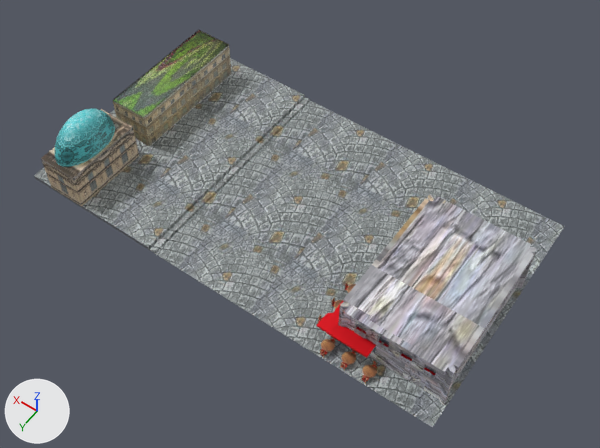
A saved change to the glTF model Objects/cafeteria.glb.
Rendered twice from a 50 mm lens placed at (-95.0, 276.0, 449.0), pointed at (104.0, -1.0, 12.0). The lights are fixed; the arrows at lower left show +X, +Y and +Z. Where no turn or scale is listed for an object, it has been applied to the vertices. Vertices at the same position are counted once.

Objects in the first picture: 'Building', 'Cube', 'Cube.001', 'Plane', 'Sphere', 'Table with chairs', 'Table with chairs.001', 'Table with chairs.002', 'Table with chairs.004', 'Table with chairs.005'.
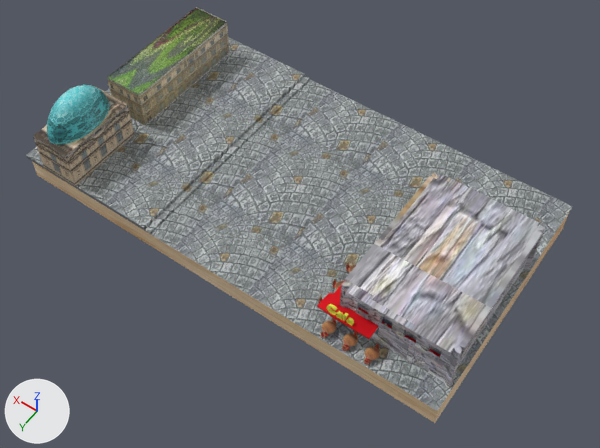
What changed in the scene script:
```text
Add img_marmol:
    img_marmol = load_image('marmol', '_unpacked/marmol', 474, 313, 'sRGB')
Add mat_material_014:
    mat_material_014 = principled_material('Material.014')
    mat_material_014.texture = img_marmol
Add mat_material_001:
    mat_material_001 = principled_material('Material.001')
    mat_material_001.base_color = (0.8, 0.8, 0.0629)  # yellow #e7e747
    mat_material_001.metallic = 0.3
Change me_cube_002:
    used by ob_cube; location = (253.7, 39.0, 18.6); scale = (15.0, 29.0, 15.0)
    remove me_cube_002.from_pydata(...)  # 490 vertices, 970 faces; spans x -17.1..1.0, y -1.0..1.0, z -2.0..1.0
    add me_cube_002.from_pydata(...)  # 8 vertices, 12 faces; spans x -1.0..1.0, y -1.0..1.0, z -1.0..1.0
    me_cube_002 part 1: 10 faces spanning x -1.0..1.0, y -1.0..1.0, z -1.0..1.0 switch from mat_material_009 (picture img_texturebui) to mat_material_014 (picture img_marmol)
Add me_cafe:
    me_cafe.from_pydata(...)  # 13953 vertices, 27794 faces; spans x -81.0..244.0, y -170.0..10.0, z -30.0..40.0
    me_cafe.materials.append(mat_material_001)  # yellow #e7e747
    me_cafe.materials.append(mat_material_009)  # picture img_texturebui
    me_cafe.materials.append(mat_material_002)  # red #e70f1e
    me_cafe.materials.append(mat_material_005)  # picture img_wall
    me_cafe.materials.append(mat_material_010)  # picture img_glass
    me_cafe.materials.append(mat_material_003)  # picture img_door
    me_cafe.materials.append(mat_material_007)  # picture img_twisted
    me_cafe.materials.append(mat_material_008)  # picture img_redt
    me_cafe.materials.append(mat_material_006)  # picture img_cofee
    me_cafe.materials.append(mat_material_004)  # picture img_floor
    me_cafe.materials.append(mat_material_011)  # picture img_dome
    me_cafe.materials.append(mat_material_012)  # picture img_otherb
    me_cafe.materials.append(mat_material_013)  # picture img_garden
Remove ob_building:
    ob_building = bpy.data.objects.new('Building', me_cube)
    ob_building.location = (0.0, 0.0, 20.0)
Remove ob_table_with_chairs:
    ob_table_with_chairs = bpy.data.objects.new('Table with chairs', me_cube_004)
    ob_table_with_chairs.location = (38.8, 55.7, 2.8)
Remove ob_table_with_chairs_001:
    ob_table_with_chairs_001 = bpy.data.objects.new('Table with chairs.001', me_cube_007)
    ob_table_with_chairs_001.location = (23.8, 55.7, 2.8)
Remove ob_table_with_chairs_002:
    ob_table_with_chairs_002 = bpy.data.objects.new('Table with chairs.002', me_cube_008)
    ob_table_with_chairs_002.location = (8.8, 55.7, 2.7)
Remove ob_table_with_chairs_004:
    ob_table_with_chairs_004 = bpy.data.objects.new('Table with chairs.004', me_cube_010)
    ob_table_with_chairs_004.location = (52.7, 32.3, 2.8)
Remove ob_table_with_chairs_005:
    ob_table_with_chairs_005 = bpy.data.objects.new('Table with chairs.005', me_cube_011)
    ob_table_with_chairs_005.location = (52.7, 17.3, 2.7)
Remove ob_plane:
    ob_plane = bpy.data.objects.new('Plane', me_plane)
    ob_plane.location = (123.8, -22.0, 0.6)
    ob_plane.scale = (163.0, -89.7, 1.0)
Change ob_cube:
    ob_cube.location: (253.7, 39.0, 18.6) -> (123.9, -21.7, 11.4)
    ob_cube.scale: (15.0, 29.0, 15.0) -> (163.0, 86.7, 9.85)
Remove ob_sphere:
    ob_sphere = bpy.data.objects.new('Sphere', me_sphere)
    ob_sphere.location = (253.9, 40.4, 33.7)
Remove ob_cube_001:
    ob_cube_001 = bpy.data.objects.new('Cube.001', me_cube_003)
    ob_cube_001.location = (253.7, -49.4, 18.6)
Add ob_cafeteria:
    ob_cafeteria = bpy.data.objects.new('Cafeteria', me_cafe)
    ob_cafeteria.location = (42.3, 58.2, 40.0)
```

Location of each change, (x1, y1, x2, y2) in pixels of the pictures (600 x 448 px):
'Cafeteria', added: after (26, 7, 573, 411)
'Plane', deleted: before (34, 58, 565, 428)
'Building', deleted: before (317, 194, 537, 405)
'Cube', reshaped, moved, rescaled: before (41, 109, 139, 206); after (32, 161, 569, 423)
'Cube.001', deleted: before (113, 30, 232, 146)
'Sphere', deleted (cyan): before (55, 108, 115, 167)
'Table with chairs.002', deleted: before (361, 360, 377, 384)
'Table with chairs.001', deleted: before (340, 349, 356, 370)
'Table with chairs', deleted: before (320, 336, 336, 357)
'Table with chairs.004', deleted: before (331, 297, 343, 309)
'Table with chairs.005', deleted: before (345, 281, 356, 293)
